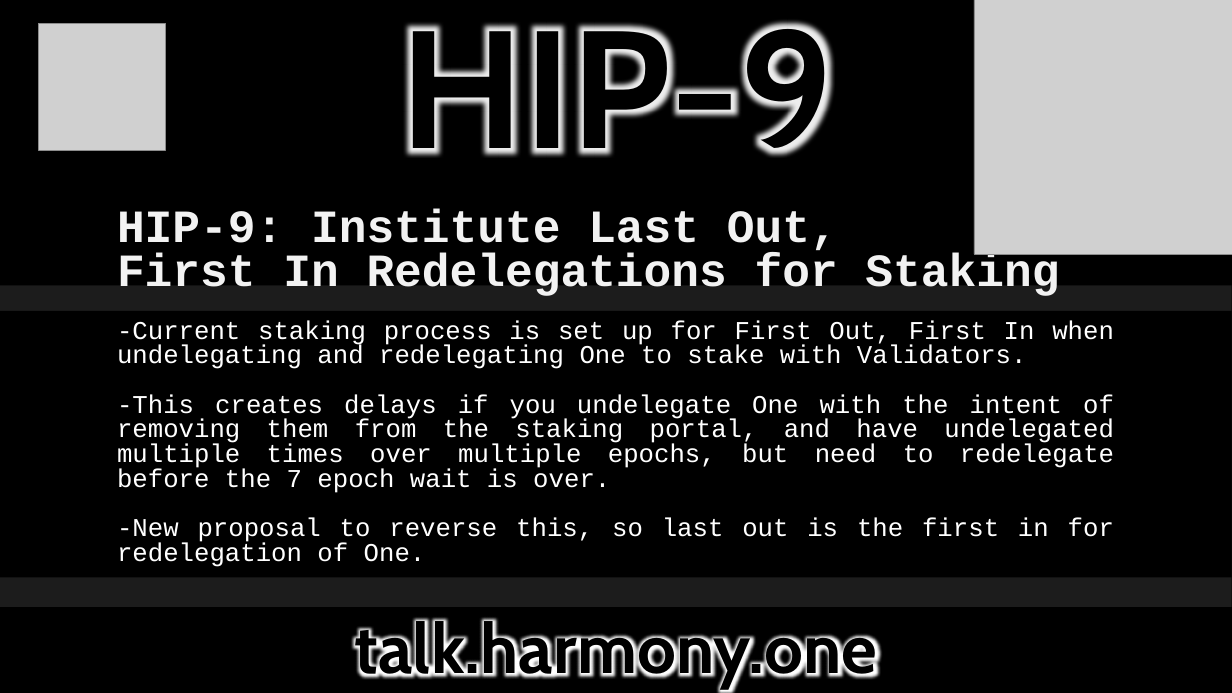
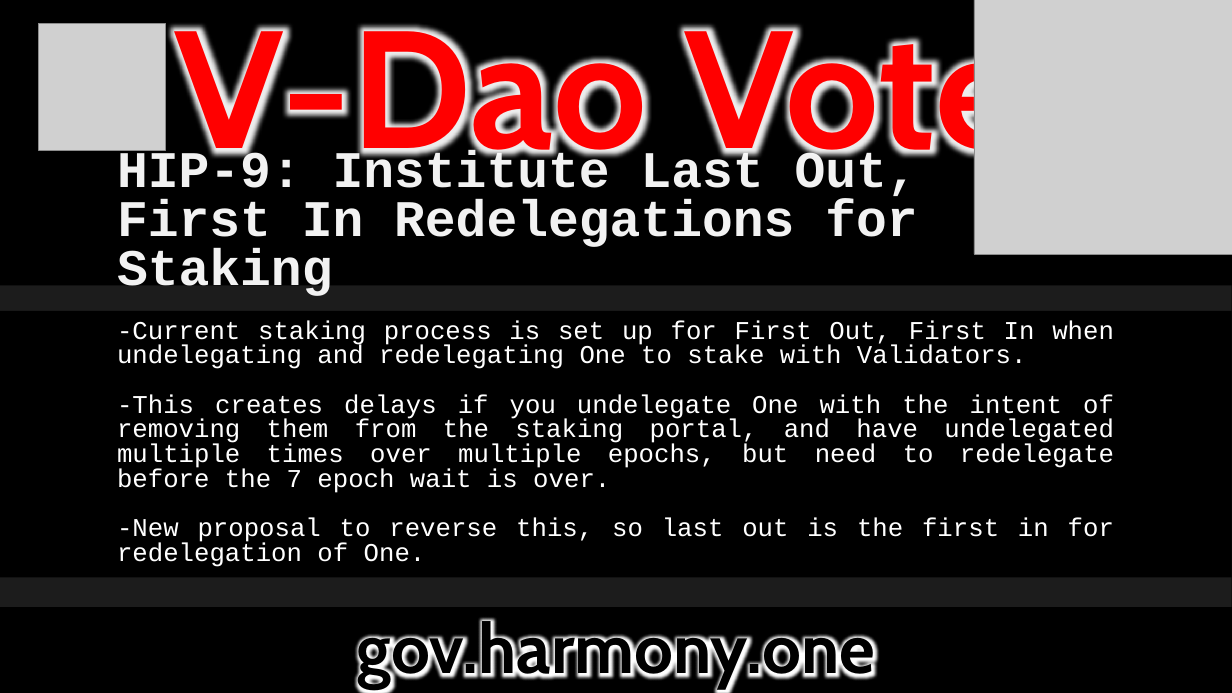
Before and after one commit to harmony-one-vdao/dao_twitter, a slide deck: slide 1 of tweet_data/media/HIP/HIP9.pptx. Drawn at 1232x693 pixels with LibreOffice and Linux fonts; fonts in the diff are those of the drawing; grey boxes stand for pictures; background and template pictures are left out. Boxes give left, top, right and bottom in pixels: in the first picture for what was removed or moved away, otherwise in the second. Text is boxed around its words. In the diff, an @@ line names an element or a change of style, - is before the commit and + after.

```diff
--- a/tweet_data/media/HIP/HIP9.pptx
+++ b/tweet_data/media/HIP/HIP9.pptx
@@ text at (175,7,1021,184): text changed; text colour #000000 to #FF0000 @@
-HIP-9
+V-Dao Vote
@@ title "HIP-9: Institute Last Out, First ..." at (117,150,918,296): size 36 to 40 pt @@
@@ text at (357,618,875,689): text changed @@
-talk.harmony.one
+gov.harmony.one
```
Also in this commit, not shown: 7 other files.
